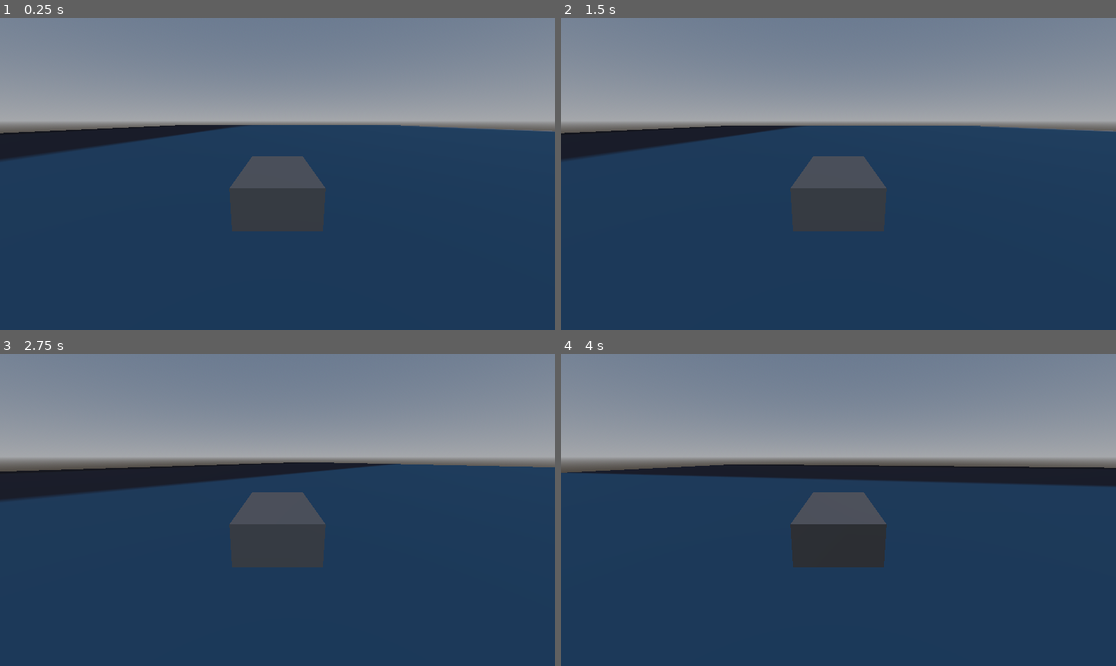
Above: before the commit, frames 1-4 (two rows, left to right).
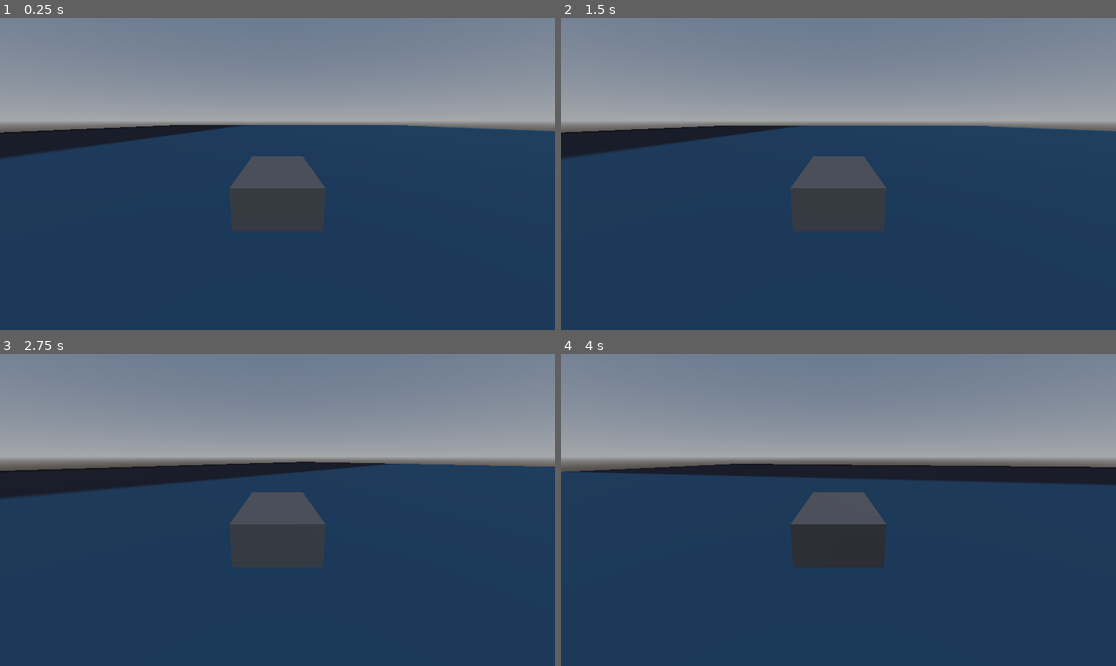
Above: after the commit, the same moments.

Repository: Username4DSchool/racing_game
Game: Godot game, scene res://test_envi.tscn
The game is run twice, just before and just after one commit, with the same random seed, the same clock (stepped at 60 frames per second) and the same inputs. The engine's default icon, where the game draws it, is replaced by a stand-in: a white triangle on a blue panel in a dark square.
Inputs:
- Up to frame 1 (0.25 s): no input
- Up to frame 2 (1.5 s): tap Enter at 0.5 s; hold Up (ui_up) from 0.53 s (still down); tap Space at 1.25 s
- Up to frame 3 (2.75 s): tap Enter at 2 s; release Up (ui_up) at 2.03 s; hold Left (ui_left) from 2.03 s (still down)
- Up to frame 4 (4 s): release Left (ui_left) at 3.53 s; hold Down (ui_down) from 3.53 s (still down)

The runs differ from the first frame. In frame 1, 0.1% of the frame differs, in the area x 0-100%, y 34-46%; in frame 2, 0.1%; in frame 3, 0.4%; in frame 4, 0.5%, in the area x 0-100%, y 35-43%.

Commit message:
added gravity

Diff:
--- a/car.gd
+++ b/car.gd
@@ -36,7 +36,9 @@
 			speed = move_toward(speed, 1, 0.004)
 	else:
 		speed = move_toward(speed, 0, 0.02)
+	velocity.y -= .1
 
+	self.move_and_slide()
 	self.move_and_collide(Vector3(speed * 0.2,0,0).rotated(Vector3(0,1,0), self.rotation.y))
 	print(speed)
 	if sliding:
--- a/car.tscn
+++ b/car.tscn
@@ -9,6 +9,7 @@
 size = Vector3(2, 0.5, 1)
 
 [node name="car" type="CharacterBody3D"]
+floor_stop_on_slope = false
 script = ExtResource("1_7822p")
 
 [node name="CollisionShape3D" type="CollisionShape3D" parent="."]
@@ -28,3 +29,9 @@
 
 [node name="Camera3D" type="Camera3D" parent="Node3D"]
 transform = Transform3D(1, -1.08297e-08, -1.42304e-09, 1.08373e-08, 0.967445, 0.253083, -1.36411e-09, -0.253083, 0.967445, 3.21284e-09, -0.165634, 4.0035)
+
+[node name="front_ray" type="RayCast3D" parent="."]
+transform = Transform3D(1, 0, 0, 0, 1, 0, 0, 0, 1, 1, 0, 0)
+
+[node name="back_ray" type="RayCast3D" parent="."]
+transform = Transform3D(1, 0, 0, 0, 1, 0, 0, 0, 1, -1, 0, 0)
--- a/test_envi.tscn
+++ b/test_envi.tscn
@@ -41,6 +41,18 @@
 material_override = SubResource("StandardMaterial3D_4neou")
 mesh = SubResource("BoxMesh_4neou")
 
+[node name="floor2" type="StaticBody3D" parent="."]
+transform = Transform3D(1, 0, 0, 0, 1, 0, 0, 0, 1, 0, -5.07, -62.7291)
+
+[node name="CollisionShape3D" type="CollisionShape3D" parent="floor2"]
+transform = Transform3D(1, 0, 0, 0, 1, 0, 0, 0, 1, 0, -0.5, 0)
+shape = SubResource("BoxShape3D_w70qc")
+
+[node name="MeshInstance3D" type="MeshInstance3D" parent="floor2"]
+transform = Transform3D(1, 0, 0, 0, 1, 0, 0, 0, 1, 0, -0.5, 0)
+material_override = SubResource("StandardMaterial3D_4neou")
+mesh = SubResource("BoxMesh_4neou")
+
 [node name="car" parent="." instance=ExtResource("1_4neou")]
 transform = Transform3D(1, 0, 0, 0, 1, 0, 0, 0, 1, -24.87, 0.316508, -3)
 
